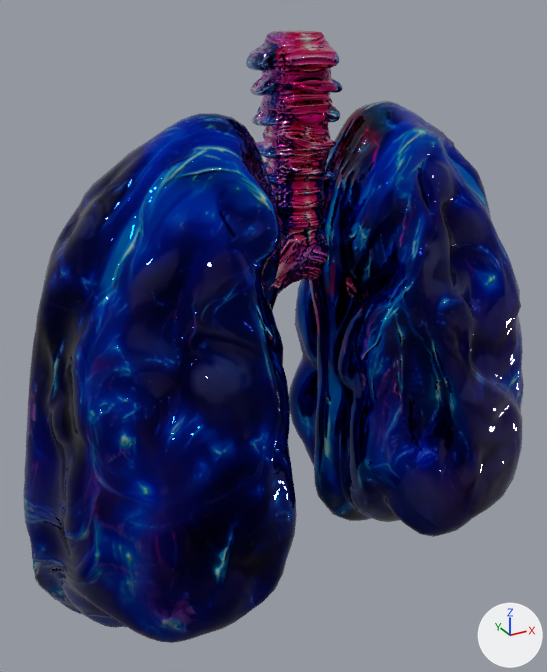
The glTF model musee/public/models/poumons.glb as it was, and as the next commit left it.
Camera for both pictures: a 50 mm lens placed at (-2.16, -3.61, 4.03), pointed at (-0.12, 0.1, 2.18). Lighting does not change. The marker at lower right points along +X, +Y and +Z. The first picture is the older version. Where no turn or scale is listed for an object, it has been applied to the vertices. Vertices at exactly the same position are counted once.

Before the edit, the objects in view are built like this:
```python
mat_vaisseaux = bpy.data.materials.new('Vaisseaux')
mat_vaisseaux.use_nodes = True; mat_vaisseaux.node_tree.nodes.clear()
_N = mat_vaisseaux.node_tree.nodes; _L = mat_vaisseaux.node_tree.links
n0 = _N.new('ShaderNodeBsdfPrincipled'); n0.name = 'Principled BSDF'
n0.inputs[1].default_value = 1.0  # 'Metallic'
n0.inputs[2].default_value = 0.0  # 'Roughness'
n1 = _N.new('ShaderNodeOutputMaterial'); n1.name = 'Material Output'
n2 = _N.new('ShaderNodeMix'); n2.name = 'Mix'
n2.data_type = 'RGBA'
n2.blend_type = 'MULTIPLY'
n2.inputs[0].default_value = 1.0  # 'Factor'
n2.inputs[7].default_value = (0.8, 0.8, 0.8, 1.0)  # 'B', white #e7e7e7
n3 = _N.new('ShaderNodeTexImage'); n3.name = 'Image Texture'
n3.image = img_image_3
n4 = _N.new('ShaderNodeNormalMap'); n4.name = 'Normal Map'
n4.uv_map = 'UVMap'
n5 = _N.new('ShaderNodeTexImage'); n5.name = 'Image Texture.001'
n5.image = img_image_4
_L.new(n0.outputs[0], n1.inputs[0])  # 'BSDF' to 'Surface'
_L.new(n2.outputs[2], n0.inputs[0])  # 'Result' to 'Base Color'
_L.new(n3.outputs[0], n2.inputs[6])  # 'Color' to 'A'
_L.new(n3.outputs[1], n0.inputs[4])  # 'Alpha' to 'Alpha'
_L.new(n4.outputs[0], n0.inputs[5])  # 'Normal' to 'Normal'
_L.new(n5.outputs[0], n4.inputs[1])  # 'Color' to 'Color'
me_vaisseaux = bpy.data.meshes.new('Vaisseaux')
me_vaisseaux.from_pydata(...)  # 12131 vertices, 24149 faces; spans x -1.37..1.37, y -0.24..0.24, z -1.46..1.46
me_vaisseaux.materials.append(mat_vaisseaux)
me_verre = bpy.data.meshes.new('Verre')
me_verre.from_pydata(...)  # 9355 vertices, 18702 faces; spans x -1.7..1.7, y -0.76..0.76, z -1.59..1.59
me_verre.materials.append(mat_verre)
ob_vaisseaux = bpy.data.objects.new('Vaisseaux', me_vaisseaux)
ob_vaisseaux.location = (0.029, 0.078, 2.439)
ob_verre = bpy.data.objects.new('Verre', me_verre)
ob_verre.location = (0.0, 0.0, 1.937)
```
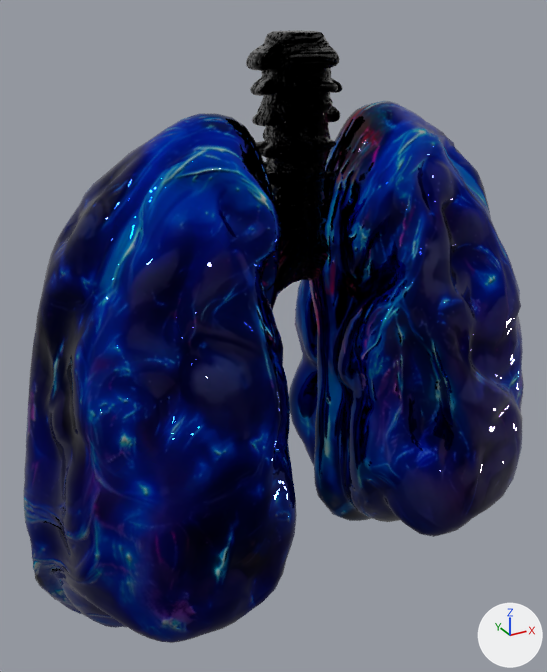
Where the change shows, as pixel boxes (x1, y1, x2, y2) in the pictures (547 x 672 px):
'Vaisseaux', recoloured (red to black)
    both: (246, 30, 357, 298)

What changed in the scene script:
```text
Change mat_vaisseaux:
    remove # nodes: BsdfPrincipled, Mix, NormalMap, OutputMaterial, TexImage x2
    remove # colours: white #e7e7e7
    nodes: BsdfPrincipled, Math, Mix x2, NormalMap, OutputMaterial, TexImage x2, VertexColor
    colours: white #e7e7e7, mixed with the vertex colours
Change me_vaisseaux:
    where me_vaisseaux.from_pydata(...)  # 12131 vertices, 24149 faces; spans x -1.37..1.37, y -0.24..0.24, z -1.46..1.46
    used by ob_vaisseaux; location = (0.029, 0.078, 2.439)
    me_vaisseaux part 1: vertex colours changed
```
